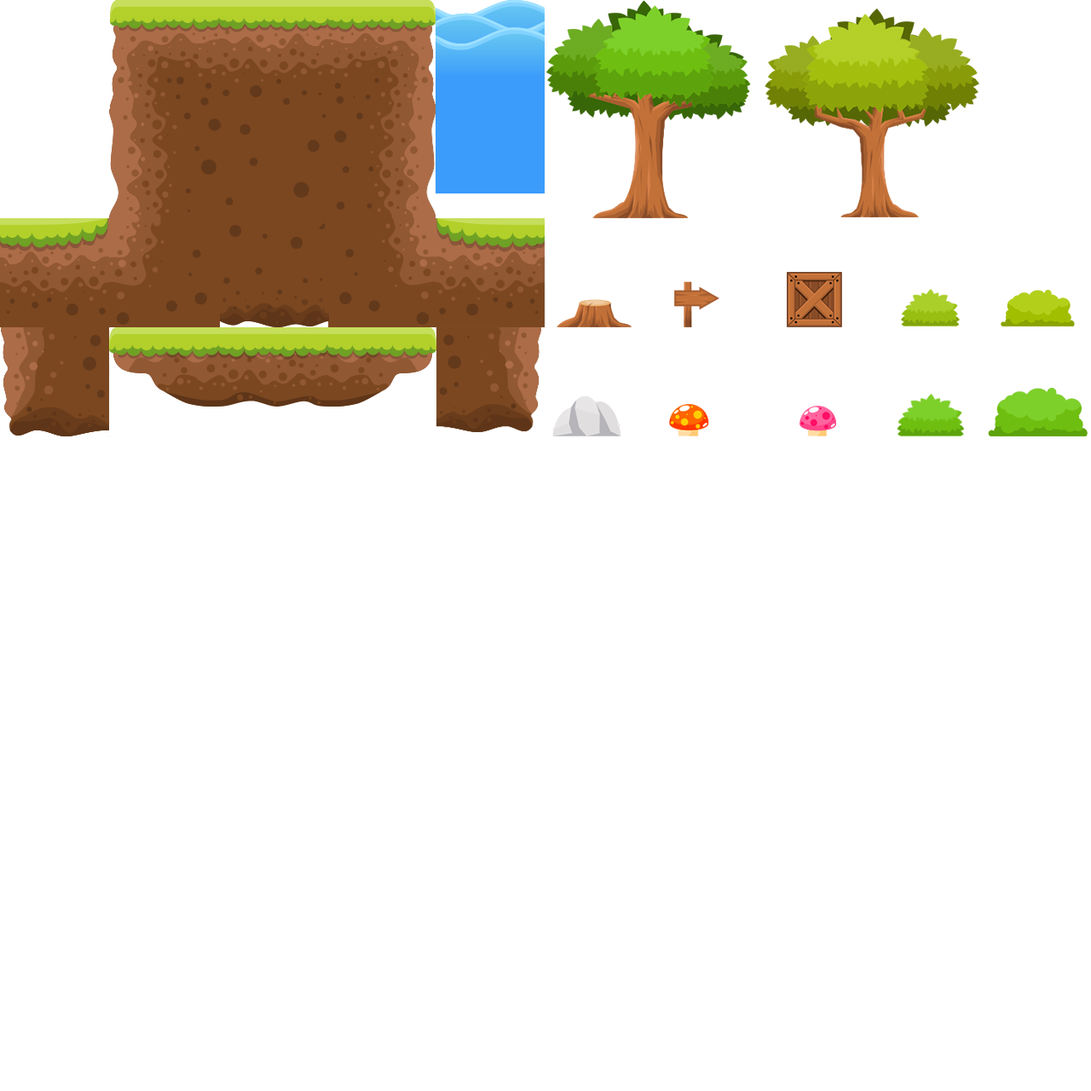
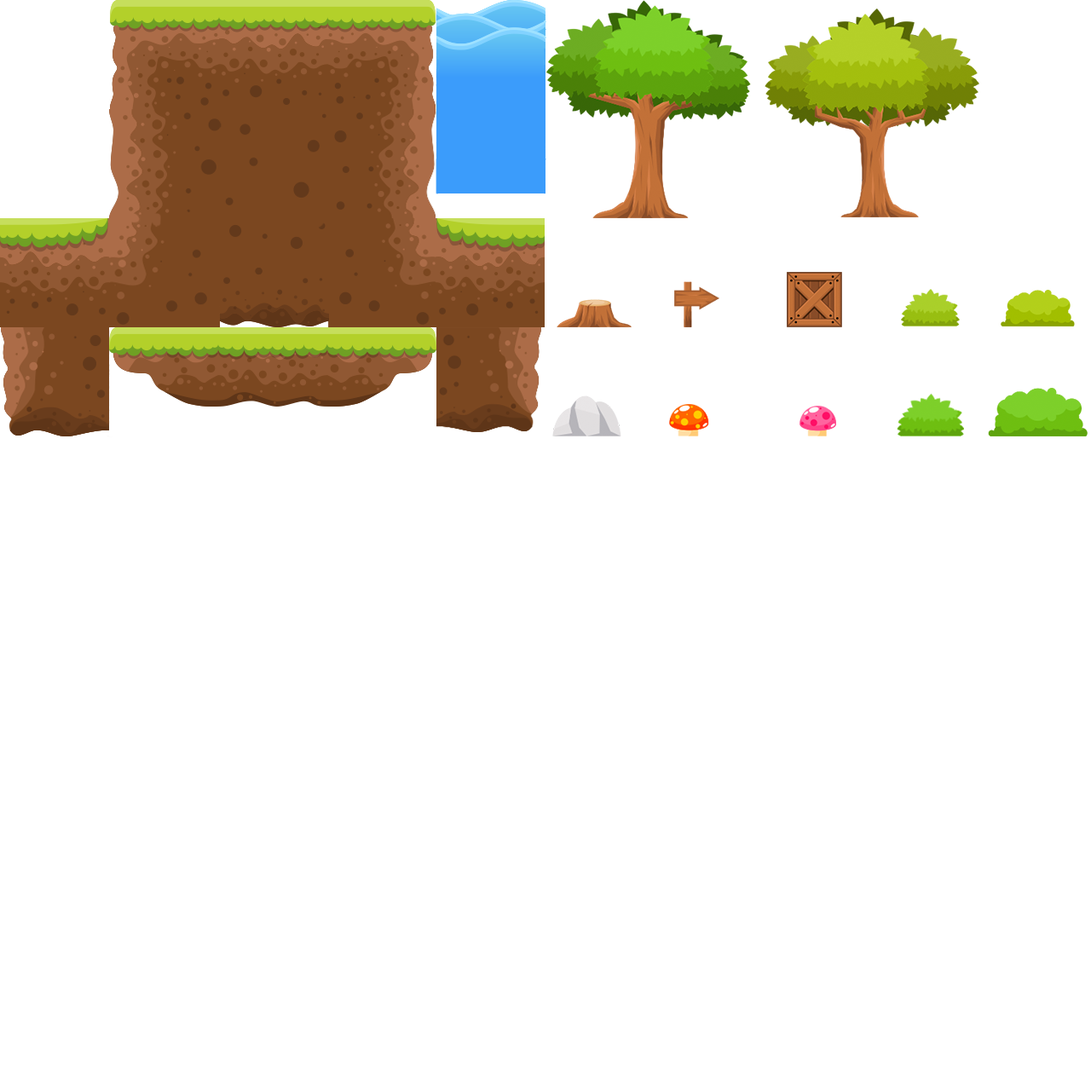
The second 1091×1091 image is a revision of the first. Changes to its layers:
painted on "18" over [435, 49, 440, 195]
painted on "17" over [435, 7, 547, 195]
